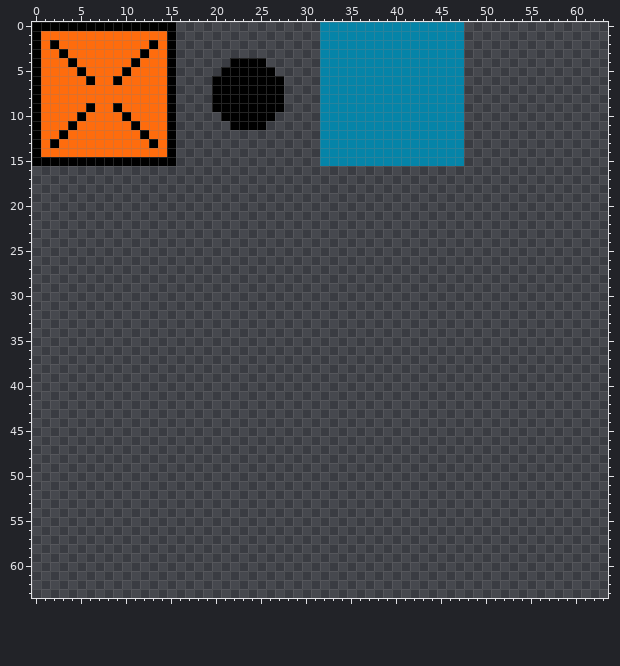
Pixel-art sprite -- Assets/ldtk/katspel.png. Above: the version before the commit.
The file is 64x64 pixels.
And afterwards:
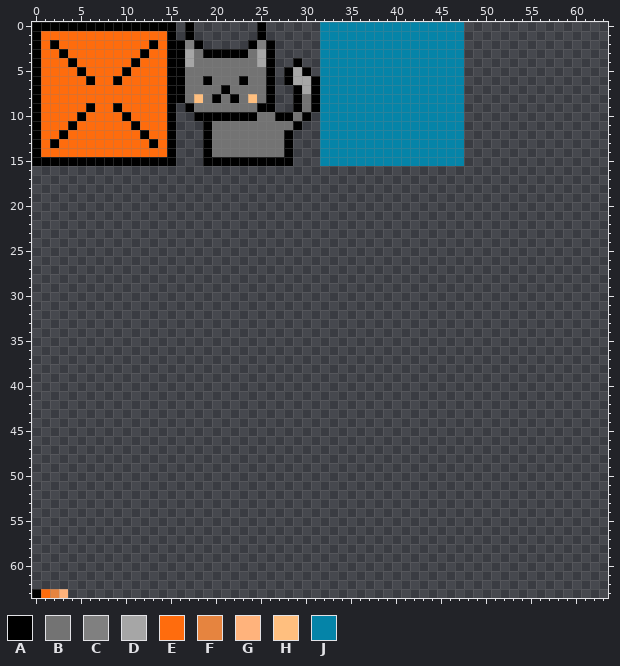
Palette (. is transparent): A #000000  B #737373  C #808080  D #a6a6a6  E #ff6c0d  F #e6843f  G #ffb37c  H #ffbf7f  J #0584a8
Diff:
{"y":0,"x":17,"old":".","new":"A"}
{"y":0,"x":25,"old":".","new":"A"}
{"y":1,"x":17,"old":".","new":"A"}
{"y":1,"x":25,"old":".","new":"A"}
{"y":2,"x":16,"old":"...","new":"ACA"}
{"y":2,"x":24,"old":"...","new":"ACA"}
{"y":3,"x":16,"old":"...........","new":"ADBAAAAABDA"}
{"y":4,"x":16,"old":"......AAAA.","new":"ADBBBBBBBDA"}
{"y":4,"x":29,"old":".","new":"A"}
{"y":5,"x":16,"old":".....AAAAA","new":"ABBBBBBBBB"}
{"y":5,"x":28,"old":"...","new":"ADA"}
{"y":6,"x":16,"old":"....AAA","new":"ABBABBB"}
{"y":6,"x":24,"old":"AA","new":"BB"}
{"y":6,"x":27,"old":"A....","new":".ADDA"}
{"y":7,"x":16,"old":"....A","new":"ABBBB"}
{"y":7,"x":22,"old":"AAAA","new":"BBBB"}
{"y":7,"x":27,"old":"A","new":"."}
{"y":7,"x":29,"old":"...","new":"ADA"}
{"y":8,"x":16,"old":"....","new":"ABHB"}
{"y":8,"x":21,"old":"A","new":"B"}
{"y":8,"x":23,"old":"AAA","new":"BHB"}
{"y":8,"x":27,"old":"A","new":"."}
{"y":8,"x":29,"old":"...","new":"ABA"}
{"y":9,"x":17,"old":"...AAAAA","new":"ABBBBBBB"}
{"y":9,"x":27,"old":"A","new":"."}
{"y":9,"x":29,"old":"...","new":"ABA"}
{"y":10,"x":18,"old":"...","new":"AAA"}
{"y":10,"x":25,"old":"AA....","new":"BBAABA"}
{"y":11,"x":19,"old":"...AAAA....","new":"ABBBBBBBBBA"}
{"y":12,"x":19,"old":"..........","new":"ABBBBBBBBA"}
{"y":13,"x":19,"old":"..........","new":"ABBBBBBBBA"}
{"y":14,"x":19,"old":"..........","new":"ABBBBBBBBA"}
{"y":15,"x":19,"old":"..........","new":"AAAAAAAAAA"}
{"y":63,"x":0,"old":"....","new":"AEFG"}
{"label":"changed","picture_box":[176,22,320,166]}
{"label":"added","picture_box":[32,589,68,598]}
